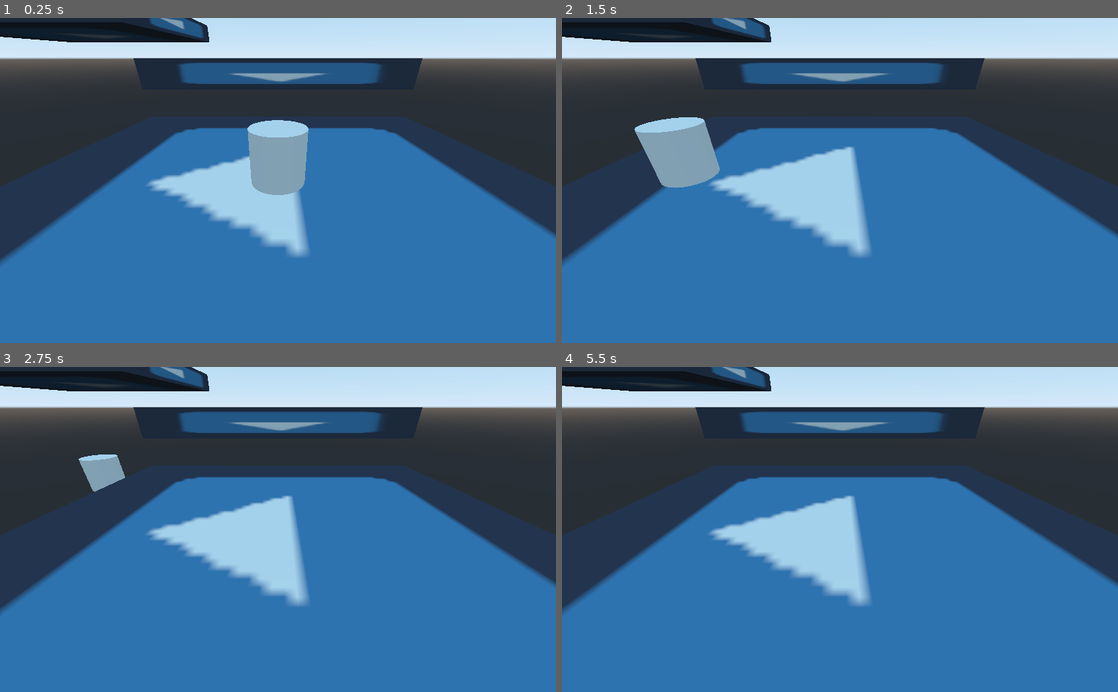
Above: before the commit, frames 1-4 (two rows, left to right).
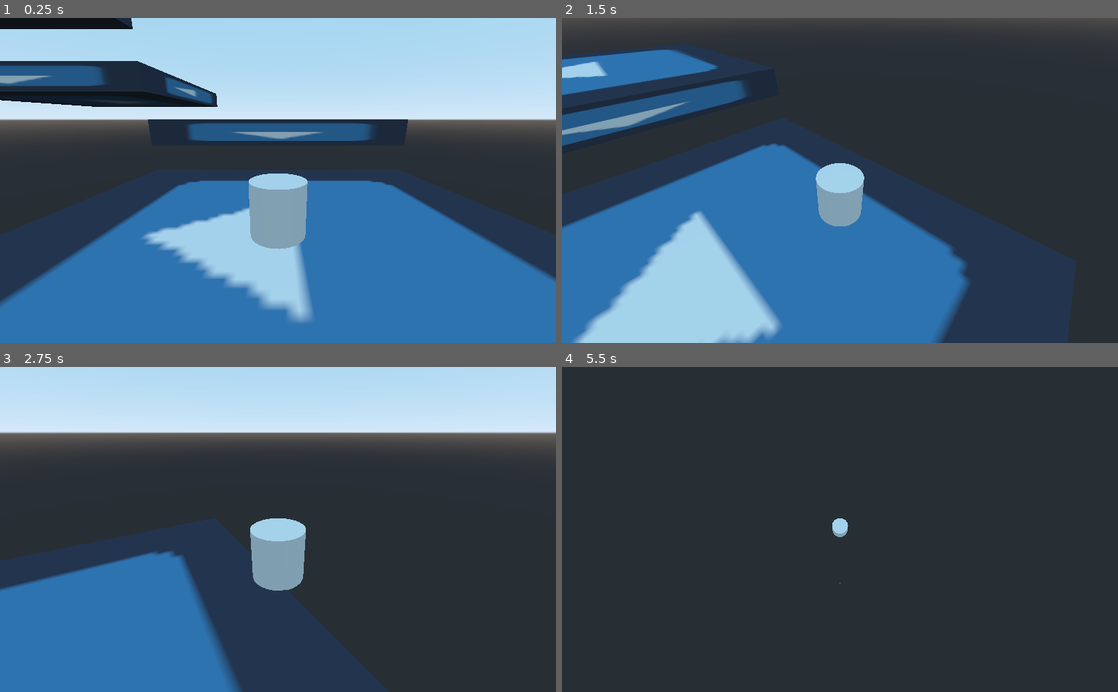
Above: after the commit, the same moments.

Repository: luis11011/movetest
Game: Godot game, scene res://Main.tscn
The game is run twice, just before and just after one commit, with the same random seed, the same clock (stepped at 60 frames per second) and the same inputs. The engine's default icon, where the game draws it, is replaced by a stand-in: a white triangle on a blue panel in a dark square.
Inputs:
- Up to frame 1 (0.25 s): no input
- Up to frame 2 (1.5 s): tap Enter (ui_accept) at 0.5, 0.77 s; hold D (player_right) 0.53-1.28 s; hold Down (camera_down) 0.53-1.28 s; hold S (player_back) from 1.28 s (still down); tap Left (camera_left) at 1.35 s
- Up to frame 3 (2.75 s): tap Enter (ui_accept) at 1.52 s; release S (player_back) at 2.03 s; hold D (player_right) from 2.03 s (still down); hold Right (camera_right) from 2.03 s (still down)
- Up to frame 4 (5.5 s): release D (player_right) at 2.78 s; release Right (camera_right) at 2.78 s; hold W (player_forward) 2.78-3.53 s; tap Up (camera_up) at 2.85 s; tap Enter (ui_accept) at 3.02, 3.77, 4.25, 4.52, 5 s; hold Down (camera_down) 3.53-4.28 s; hold A (player_left) 3.53-5.03 s; tap Left (camera_left) at 4.35 s; hold S (player_back) from 5.03 s (still down); hold Right (camera_right) from 5.03 s (still down)

The runs differ from the first frame. In frame 1, 55% of the frame differs, in the area x 0-100%, y 0-94%; in frame 2, 63%; in frame 3, 60%; in frame 4, 80%, in the area x 0-100%, y 0-100%.

Commit message:
Update values

Diff:
--- a/Main.tscn
+++ b/Main.tscn
@@ -13,8 +13,7 @@
 
 [node name="Player" parent="." instance=ExtResource( 1 )]
 jump_height = 6.2
-hop_height = 4.2
-camera_path = NodePath("../Camera")
+hop_height = 4.4
 
 [node name="PlayerCamera" parent="." instance=ExtResource( 3 )]
 transform = Transform( -1, 4.37114e-08, -7.57103e-08, 0, 0.866025, 0.5, 8.74228e-08, 0.5, -0.866025, 0, 4, -6.9282 )
